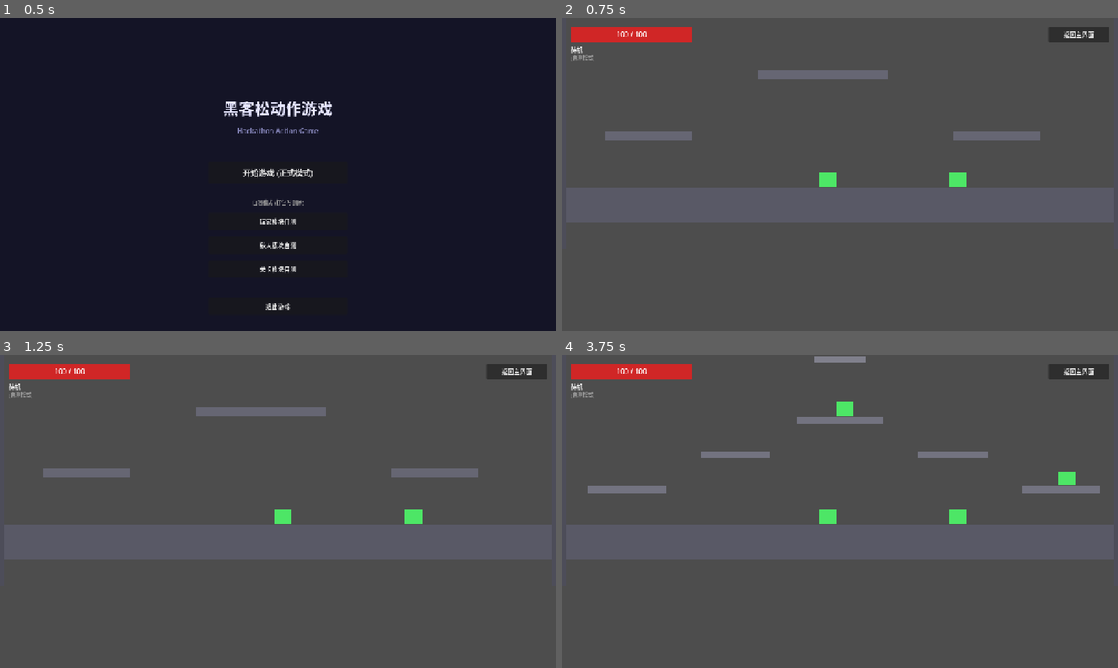
Above: before the commit, frames 1-4 (two rows, left to right).
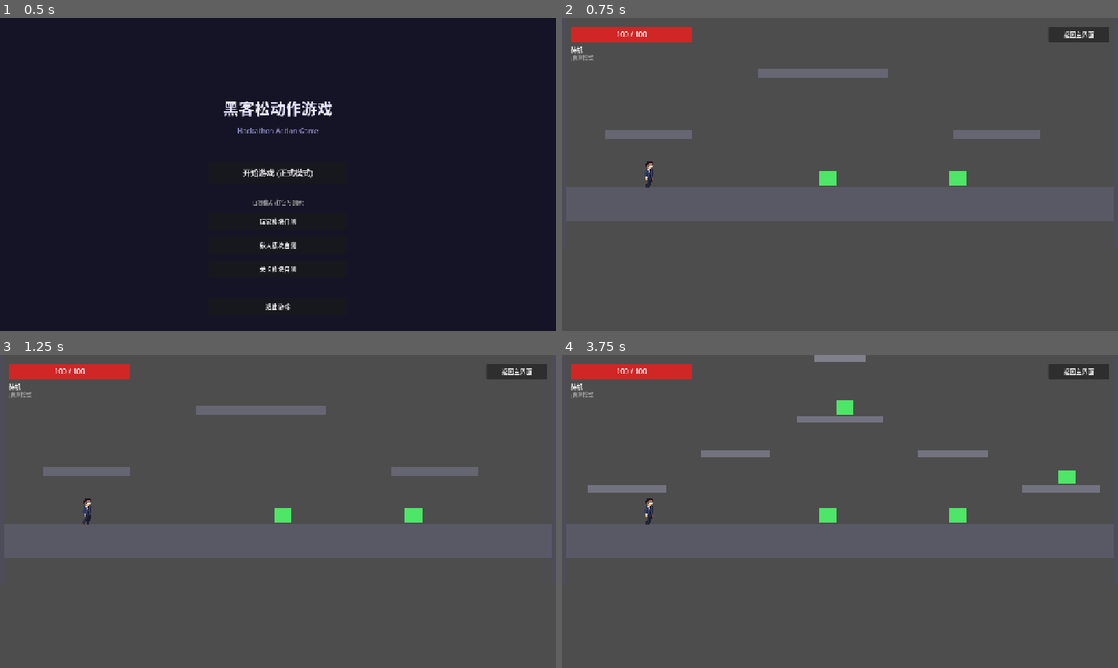
Above: after the commit, the same moments.

Repository: szshs/copyWorms
Game: Godot game, scene res://UI/TitleScreen.tscn
The game is run twice, just before and just after one commit, with the same random seed, the same clock (stepped at 60 frames per second) and the same inputs.
Inputs:
- Up to frame 1 (0.5 s): no input
- Up to frame 2 (0.75 s): click "玩家模块自测" at 0.5 s
- Up to frame 3 (1.25 s): no input
- Up to frame 4 (3.75 s): click "返回主界面" at 1.25 s; click "敌人模块自测" at 2 s; click "返回主界面" at 2.75 s; click "关卡模块自测" at 3.5 s

Frame 1 is identical in both runs. In frame 2, 1.3% of the frame differs, in the area x 0-100%, y 16-66%; in frame 3, 1.3%; in frame 4, 1.3%, in the area x 0-100%, y 0-66%.

Commit message:
我超牛福

Diff:
--- a/完整项目/EnemyModule/SelfTest/EnemyTest.gd
+++ b/完整项目/EnemyModule/SelfTest/EnemyTest.gd
@@ -36,7 +36,12 @@
 	add_child(body)
 
 func _spawn_player() -> void:
-	var player = Player_Warrior.new()
+	var player_path = "res://PlayerModule/Formal/Player_Warrior.tscn"
+	var player: Player_Warrior = null
+	if ResourceLoader.exists(player_path):
+		player = load(player_path).instantiate() as Player_Warrior
+	else:
+		player = Player_Warrior.new()
 	player.config = load("res://DataConfig/Player/WarriorConfig.tres") as PlayerConfig
 	player.position = Vector2(100, 550)
 	add_child(player)
--- a/完整项目/LevelModule/SelfTest/LevelTest.gd
+++ b/完整项目/LevelModule/SelfTest/LevelTest.gd
@@ -41,7 +41,12 @@
 	add_child(body)
 
 func _spawn_player() -> void:
-	var player = Player_Warrior.new()
+	var player_path = "res://PlayerModule/Formal/Player_Warrior.tscn"
+	var player: Player_Warrior = null
+	if ResourceLoader.exists(player_path):
+		player = load(player_path).instantiate() as Player_Warrior
+	else:
+		player = Player_Warrior.new()
 	player.config = load("res://DataConfig/Player/WarriorConfig.tres") as PlayerConfig
 	player.position = Vector2(200, 550)
 	add_child(player)
--- a/完整项目/PlayerModule/Formal/Player_Warrior.gd
+++ b/完整项目/PlayerModule/Formal/Player_Warrior.gd
@@ -5,7 +5,6 @@
 extends PlayerBase
 class_name Player_Warrior
 
-# AnimatedSprite2D 引用（在编辑器中手动创建和配置动画）
 var _anim_sprite: AnimatedSprite2D = null
 var _last_anim: String = ""
 
@@ -16,34 +15,59 @@
 		_apply_config()
 	can_double_jump = true
 
-	# 获取编辑器中的 AnimatedSprite2D（需要在 .tscn 中手动添加并命名为 "Sprite"）
+	# 删除基类创建的占位 ColorRect
+	var old = get_node_or_null("PlaceholderSprite")
+	if old:
+		old.queue_free()
+
+	# 获取编辑器中的 AnimatedSprite2D
 	_anim_sprite = get_node_or_null("Sprite")
 	if _anim_sprite:
-		_sprite_node = _anim_sprite  # 闪烁效果通过 _sprite_node.visible 控制
-		_anim_sprite.play("idle")
+		_sprite_node = _anim_sprite
+		# 精灵 64×64 × 1.8 = 115×115，向下偏移让脚踩到碰撞体底部
+		_anim_sprite.offset = Vector2(0, -1.5)
+		_anim_sprite.scale = Vector2(1.8, 1.8)
+
+		if _anim_sprite.sprite_frames and _anim_sprite.sprite_frames.has_animation("walk"):
+			_anim_sprite.play("walk")
+
+# 重写碰撞体尺寸，匹配放大后的精灵
+func _get_collision_size() -> Vector2:
+	return Vector2(50, 55)
 
 func _on_physics_process(delta: float) -> void:
 	super._on_physics_process(delta)
 	_update_animation()
+	_update_facing_override()
 
 func _update_animation() -> void:
-	if not _anim_sprite:
+	if not _anim_sprite or not _anim_sprite.sprite_frames:
+		return
+	var target_anim = "walk"
+	if target_anim != _last_anim:
+		_last_anim = target_anim
+		if _anim_sprite.sprite_frames.has_animation(target_anim):
+			_anim_sprite.play(target_anim)
+
+## 覆盖基类的 scale.x 翻转，统一用 flip_h 控制朝向
+## 避免 scale.x 和 flip_h 双重翻转导致的频闪
+func _update_facing_override() -> void:
+	if is_dashing:
 		return
 
-	var target_anim = "idle"
-
-	match current_state:
-		GlobalDefine.PlayerState.RUN:
-			target_anim = "run"
-		GlobalDefine.PlayerState.JUMP, GlobalDefine.PlayerState.FALL:
-			target_anim = "jump"
-		GlobalDefine.PlayerState.DASH:
-			target_anim = "dash"
-
-	# 只在动画名变化时才切换，避免每帧重复调用 play()
-	if target_anim != _last_anim:
-		_last_anim = target_anim
-		_anim_sprite.play(target_anim)
+	if velocity.x > 10:
+		# 向右走
+		scale.x = 1
+		is_facing_right = true
+		if _anim_sprite:
+			_anim_sprite.flip_h = false
+	elif velocity.x < -10:
+		# 向左走
+		scale.x = 1  # 不用 scale 翻转！
+		is_facing_right = false
+		if _anim_sprite:
+			_anim_sprite.flip_h = true
+	# velocity.x ≈ 0 时保持朝向不变
 
 func _on_attack() -> void:
 	super._on_attack()
--- a/完整项目/PlayerModule/Formal/Player_Warrior.tscn
+++ b/完整项目/PlayerModule/Formal/Player_Warrior.tscn
@@ -1,80 +1,74 @@
-[gd_scene format=3 uid="uid://1cdf4ku01wce"]
+[gd_scene format=3 uid="uid://b06lawqhg7cto"]
 
 [ext_resource type="Script" uid="uid://bfy4rlef3jbmu" path="res://PlayerModule/Formal/Player_Warrior.gd" id="1_main"]
-[ext_resource type="Texture2D" uid="uid://cnlbjxad62d25" path="res://Assets/Sprites/player Ani/人物行走.png" id="2_a8yrj"]
+[ext_resource type="Texture2D" uid="uid://6nh2qnvrae02" path="res://Assets/Sprites/player Ani/人物行走.png" id="2_a8yrj"]
 
 [sub_resource type="AtlasTexture" id="AtlasTexture_d642x"]
 atlas = ExtResource("2_a8yrj")
-region = Rect2(0, 0, 184, 307)
+region = Rect2(0, 0, 64, 64)
 
 [sub_resource type="AtlasTexture" id="AtlasTexture_0oupe"]
 atlas = ExtResource("2_a8yrj")
-region = Rect2(184, 0, 184, 307)
+region = Rect2(64, 0, 64, 64)
 
 [sub_resource type="AtlasTexture" id="AtlasTexture_lpwoq"]
 atlas = ExtResource("2_a8yrj")
-region = Rect2(368, 0, 184, 307)
+region = Rect2(128, 0, 64, 64)
 
 [sub_resource type="AtlasTexture" id="AtlasTexture_jav0e"]
 atlas = ExtResource("2_a8yrj")
-region = Rect2(552, 0, 184, 307)
+region = Rect2(192, 0, 64, 64)
 
 [sub_resource type="AtlasTexture" id="AtlasTexture_0nbrx"]
 atlas = ExtResource("2_a8yrj")
-region = Rect2(736, 0, 184, 307)
+region = Rect2(0, 64, 64, 64)
 
 [sub_resource type="AtlasTexture" id="AtlasTexture_mbesu"]
 atlas = ExtResource("2_a8yrj")
-region = Rect2(920, 0, 184, 307)
+region = Rect2(64, 64, 64, 64)
 
 [sub_resource type="AtlasTexture" id="AtlasTexture_i7yqb"]
 atlas = ExtResource("2_a8yrj")
-region = Rect2(1104, 0, 184, 307)
+region = Rect2(128, 64, 64, 64)
 
 [sub_resource type="AtlasTexture" id="AtlasTexture_akh1f"]
 atlas = ExtResource("2_a8yrj")
-region = Rect2(1288, 0, 184, 307)
+region = Rect2(192, 64, 64, 64)
 
 [sub_resource type="AtlasTexture" id="AtlasTexture_i7n4q"]
 atlas = ExtResource("2_a8yrj")
-region = Rect2(1472, 0, 184, 307)
+region = Rect2(0, 128, 64, 64)
 
 [sub_resource type="AtlasTexture" id="AtlasTexture_b0wod"]
 atlas = ExtResource("2_a8yrj")
-region = Rect2(1656, 0, 184, 307)
+region = Rect2(64, 128, 64, 64)
 
 [sub_resource type="AtlasTexture" id="AtlasTexture_g7c1b"]
 atlas = ExtResource("2_a8yrj")
-region = Rect2(1840, 0, 184, 307)
+region = Rect2(128, 128, 64, 64)
 
 [sub_resource type="AtlasTexture" id="AtlasTexture_njfsg"]
 atlas = ExtResource("2_a8yrj")
-region = Rect2(2024, 0, 184, 307)
+region = Rect2(192, 128, 64, 64)
 
 [sub_resource type="AtlasTexture" id="AtlasTexture_wxuyb"]
 atlas = ExtResource("2_a8yrj")
-region = Rect2(2208, 0, 184, 307)
+region = Rect2(0, 192, 64, 64)
 
 [sub_resource type="AtlasTexture" id="AtlasTexture_4x576"]
 atlas = ExtResource("2_a8yrj")
-region = Rect2(2392, 0, 184, 307)
+region = Rect2(64, 192, 64, 64)
 
 [sub_resource type="AtlasTexture" id="AtlasTexture_yxawi"]
 atlas = ExtResource("2_a8yrj")
-region = Rect2(2576, 0, 184, 307)
+region = Rect2(128, 192, 64, 64)
+
+[sub_resource type="AtlasTexture" id="AtlasTexture_4ipcd"]
+atlas = ExtResource("2_a8yrj")
+region = Rect2(192, 192, 64, 64)
 
 [sub_resource type="SpriteFrames" id="SpriteFrames_e1m3d"]
 animations = [{
-"frames": [],
-"loop": true,
-"name": &"new_animation",
-"speed": 4.0
-}, {
-"frames": [],
-"loop": true,
-"name": &"待机",
-"speed": 15.0
-}, {
 "frames": [{
 "duration": 1.0,
 "texture": SubResource("AtlasTexture_d642x")
@@ -120,21 +114,20 @@
 }, {
 "duration": 1.0,
 "texture": SubResource("AtlasTexture_yxawi")
+}, {
+"duration": 1.0,
+"texture": SubResource("AtlasTexture_4ipcd")
 }],
 "loop": true,
-"name": &"行走",
-"speed": 5.0
-}, {
-"frames": [],
-"loop": true,
-"name": &"跳跃",
-"speed": 5.0
+"name": &"walk",
+"speed": 6.0
 }]
 
 [node name="Player_Warrior" type="CharacterBody2D" unique_id=912953975]
 script = ExtResource("1_main")
 
 [node name="Sprite" type="AnimatedSprite2D" parent="." unique_id=1786684004]
+scale = Vector2(2, 2)
 sprite_frames = SubResource("SpriteFrames_e1m3d")
-animation = &"new_animation"
-frame_progress = 0.88134474
+animation = &"walk"
+frame_progress = 0.12230599
--- a/完整项目/PlayerModule/SelfTest/PlayerTest.gd
+++ b/完整项目/PlayerModule/SelfTest/PlayerTest.gd
@@ -38,8 +38,13 @@
 	add_child(body)
 
 func _spawn_player() -> void:
-	# 使用代码直接创建玩家（不依赖.tscn文件，保证自测可独立运行）
-	var player = Player_Warrior.new()
+	# 从 .tscn 加载玩家（带上 AnimatedSprite2D 和 SpriteFrames）
+	var player_path = "res://PlayerModule/Formal/Player_Warrior.tscn"
+	var player: Player_Warrior = null
+	if ResourceLoader.exists(player_path):
+		player = load(player_path).instantiate() as Player_Warrior
+	else:
+		player = Player_Warrior.new()
 	player.config = load("res://DataConfig/Player/WarriorConfig.tres") as PlayerConfig
 	player.position = Vector2(200, 550)
 	add_child(player)
--- a/完整项目/UI/HUD.gd
+++ b/完整项目/UI/HUD.gd
@@ -13,6 +13,8 @@
 var game_over_panel: Panel
 
 func _ready() -> void:
+	# 关键：暂停时 HUD 必须继续运行，否则按钮无法响应
+	process_mode = Node.PROCESS_MODE_ALWAYS
 	_build_ui()
 	_connect_events()
 	_update_mode_label()
Binary file removed: 完整项目/Assets/Sprites/player Ani/Gemini_Generated_Image_x70aezx70aezx70a.png
Binary file removed: 完整项目/Assets/Sprites/player Ani/人物冲刺.png
Binary file removed: 完整项目/Assets/Sprites/player Ani/人物待机.png
Binary file changed: 完整项目/Assets/Sprites/player Ani/人物行走.png
Binary file removed: 完整项目/Assets/Sprites/player Ani/人物跳跃.png
Not shown, changed: 完整项目/Assets/Sprites/player Ani/Gemini_Generated_Image_x6exa1x6exa1x6ex.png
